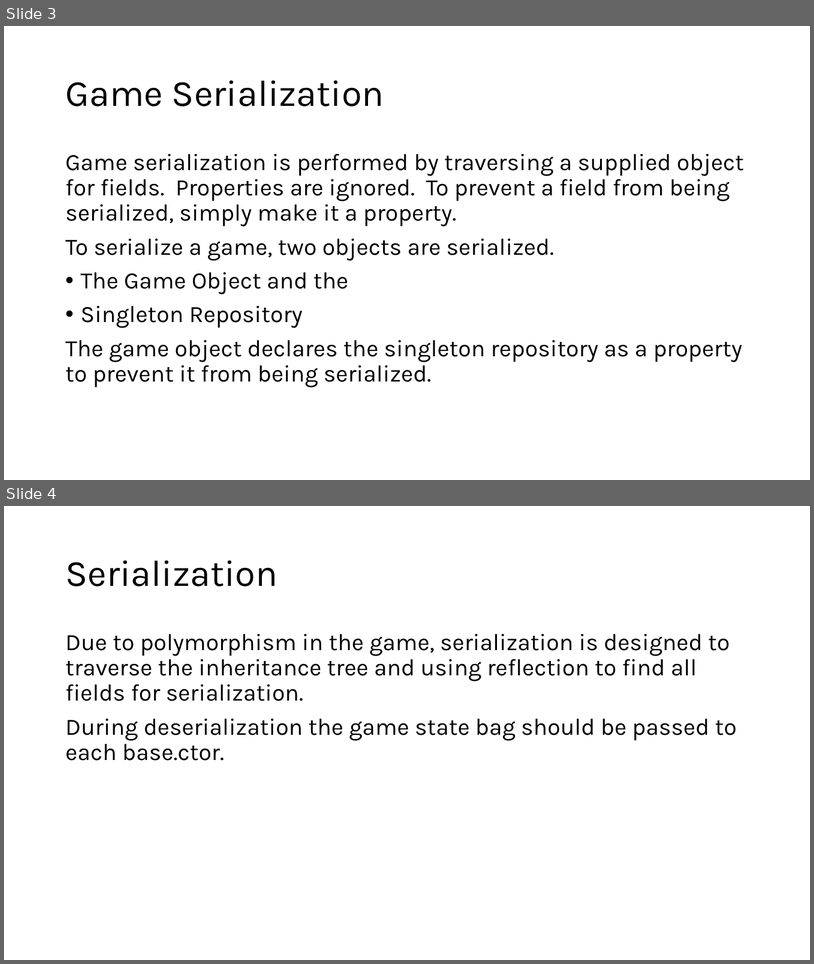
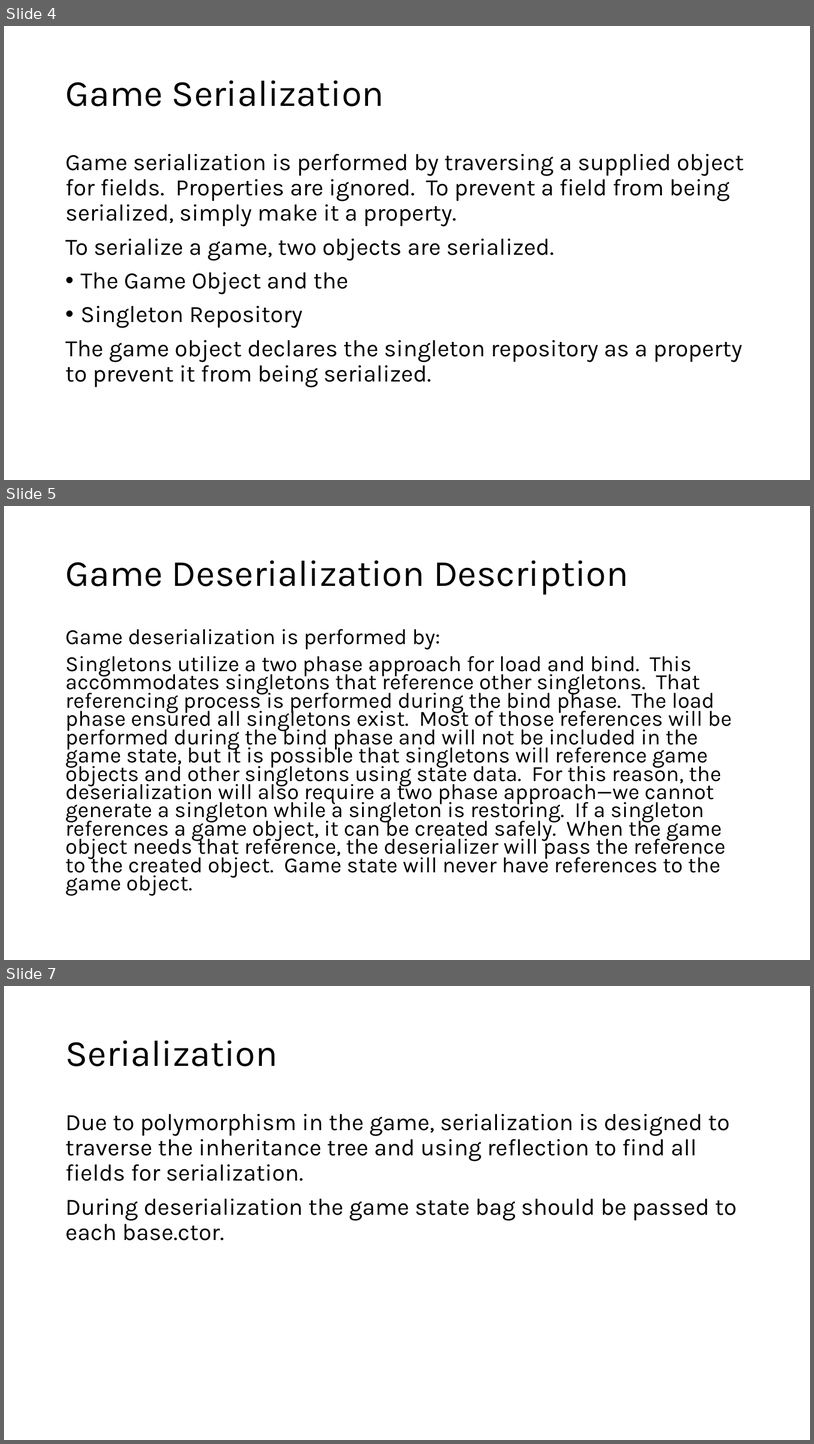
Before and after one commit to marcjohnston/AngbandOS, a slide deck: Documents/Object Property Design and Binding.pptx. Shown one above the other, each under a label of ours: slides 3 and 4 before the commit, slides 4, 5 and 7 after it; the slides between them are not shown. The pictures are 814x964 and 814x1444 pixels, drawn with LibreOffice and Linux fonts; fonts in the diff are those of the drawing. Boxes give left, top, right and bottom in pixels: in the first picture for what was removed or moved away, otherwise in the second. Text is boxed around its words. In the diff, an @@ line names an element or a change of style, - is before the commit and + after.

Commit message:
Added serialization and deserialization details to power point.

```diff
--- a/Documents/Object Property Design and Binding.pptx
+++ b/Documents/Object Property Design and Binding.pptx
@@ slide 5 added at bbox=[4, 506, 810, 960], background #FFFFFF @@
@@ title added at bbox=[65, 560, 629, 595], 44 pt, text #000000 @@
+Game Deserialization Description
@@ text added at bbox=[65, 629, 732, 895], 25.9 pt, text #000000 @@
+Game deserialization is performed by:
+Singletons utilize a two phase approach for load and bind. This accommodates singletons that reference other singletons. That referencing process is performed during the bind phase. The load phase ensured all singletons exist. Most of those references will be performed during the bind phase and will not be included in the game state, but it is possible that singletons will reference game objects and other singletons using state data. For this reason, the deserialization will also require a two phase approach—we cannot generate a singleton while a singleton is restoring. If a singleton references a game object, it can be created safely. When the game object needs that reference, the deserializer will pass the reference to the created object. Game state will never have references to the game object.
@@ what was slide 3 is now slide 4 @@
@@ what was slide 4 is now slide 7 @@
```
Also in this commit, not shown: 2 other slides added.
